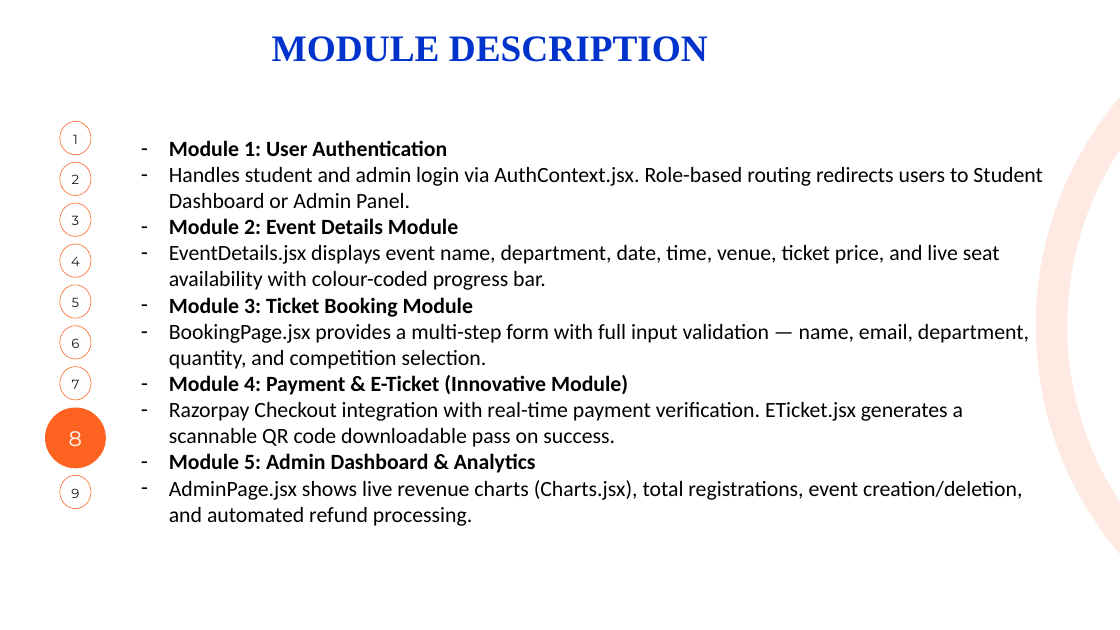
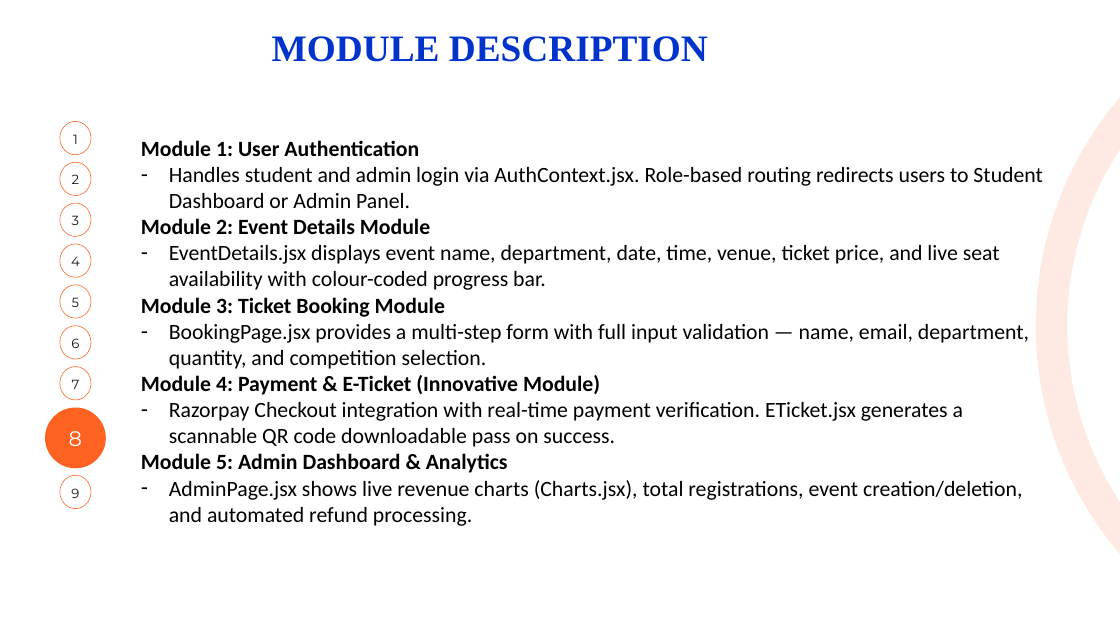
Before and after one commit to NavadeepKrishna/FSAD_Project, a slide deck: slide 9 of FSAD-End Semester-PPT_Template-Milestone_Project.pptx. Drawn at 1120x630 pixels with LibreOffice and Linux fonts; fonts in the diff are those of the drawing; background and template pictures are left out. Boxes give left, top, right and bottom in pixels: in the first picture for what was removed or moved away, otherwise in the second. Text is boxed around its words. In the diff, an @@ line names an element or a change of style, - is before the commit and + after.

```diff
--- a/FSAD-End Semester-PPT_Template-Milestone_Project.pptx
+++ b/FSAD-End Semester-PPT_Template-Milestone_Project.pptx
@@ text at [141, 140, 600, 473]: bullet - to none @@
```
Also in this commit, not shown: 5 other slides changed.
